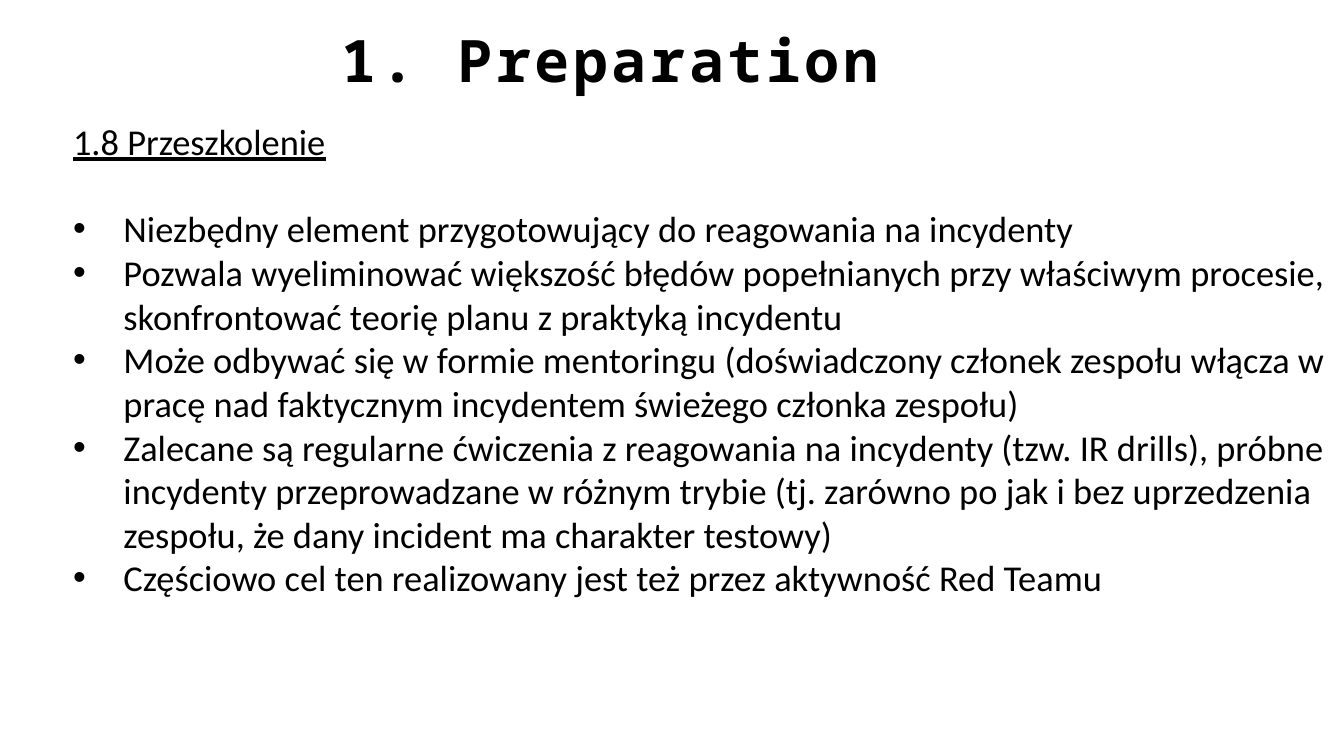
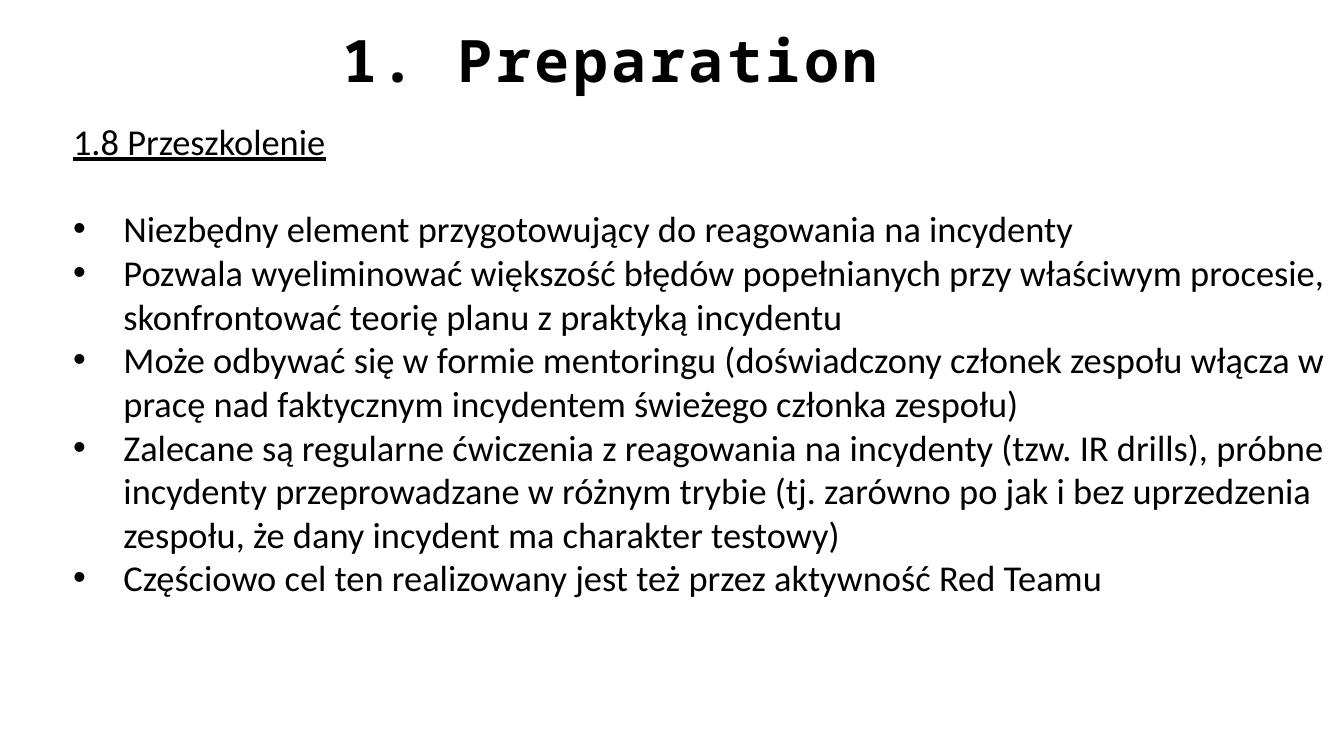
Before and after one commit to ewilded/DFIR, a slide deck: slide 11 of 6_Reagowanie_na_incydenty.pptx. Drawn at 1344x756 pixels with LibreOffice and Linux fonts; fonts in the diff are those of the drawing. Boxes give left, top, right and bottom in pixels: in the first picture for what was removed or moved away, otherwise in the second. Text is boxed around its words. In the diff, an @@ line names an element or a change of style, - is before the commit and + after.

```diff
--- a/6_Reagowanie_na_incydenty.pptx
+++ b/6_Reagowanie_na_incydenty.pptx
@@ text at [123,434,1323,554]: text changed @@
-• Zalecane są regularne ćwiczenia z reagowania na incydenty (tzw. IR drills), próbne incydenty przeprowadzane w różnym trybie (tj. zarówno po jak i bez uprzedzenia zespołu, że dany incident ma charakter testowy)
+• Zalecane są regularne ćwiczenia z reagowania na incydenty (tzw. IR drills), próbne incydenty przeprowadzane w różnym trybie (tj. zarówno po jak i bez uprzedzenia zespołu, że dany incydent ma charakter testowy)
```
Also in this commit, not shown: 17 other slides changed, 4 other files.
